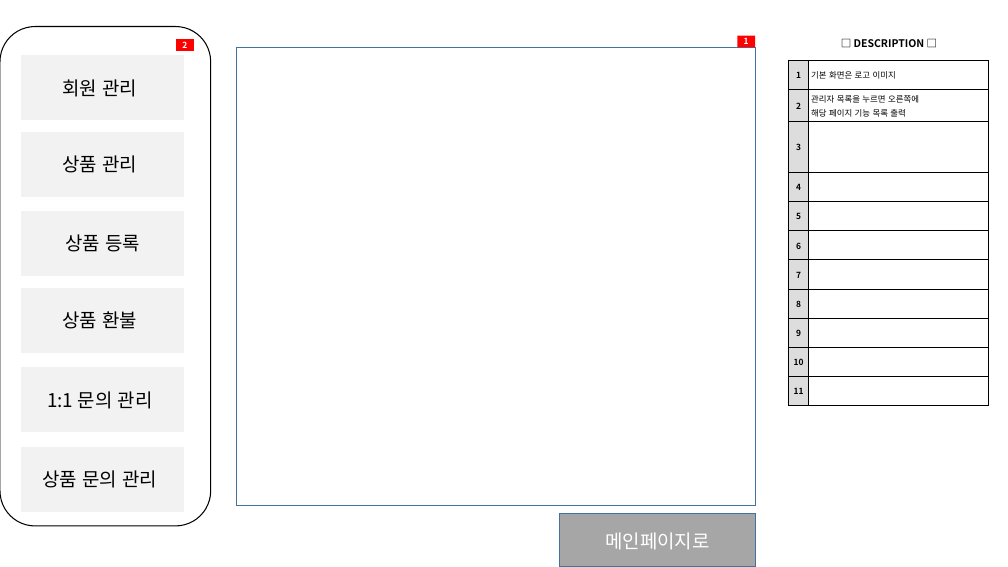
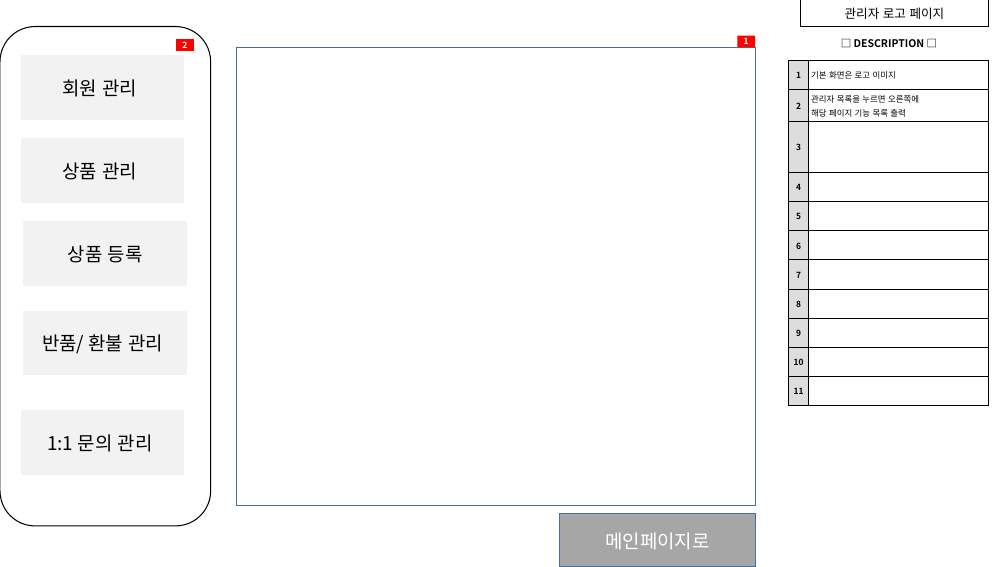
Before and after one commit to kimchipowar/gamdori, a slide deck: slide 2 of 앞쪽/설계도/관리자 페이지.pptx. Drawn at 1008x567 pixels with LibreOffice and Linux fonts; fonts in the diff are those of the drawing. Boxes give left, top, right and bottom in pixels: in the first picture for what was removed or moved away, otherwise in the second. Text is boxed around its words. In the diff, an @@ line names an element or a change of style, - is before the commit and + after.

Commit message:
2023-03-09 관리자 권한 페이지 화면설계도

```diff
--- a/앞쪽/설계도/관리자 페이지.pptx
+++ b/앞쪽/설계도/관리자 페이지.pptx
@@ rectangle added at <box>801,0,989,26</box>, outline #000000 1 pt, 12 pt, text #000000 @@
+관리자 로고 페이지
@@ rectangle "상품 관리": place and size @@
-rectangle "상품 관리" at <box>20,132,185,197</box>
+rectangle "상품 관리" at <box>20,138,185,203</box>
@@ rectangle "상품 등록": place and size @@
-rectangle "상품 등록" at <box>20,210,185,276</box>
+rectangle "상품 등록" at <box>23,221,188,287</box>
@@ rectangle "반품/ 환불 관리": place and size @@
-rectangle "반품/ 환불 관리" at <box>20,287,185,353</box>
+rectangle "반품/ 환불 관리" at <box>23,310,188,376</box>
@@ text in rectangle at <box>42,334,164,354</box>: text changed @@
-상품 환불
+반품/ 환불 관리
@@ rectangle "1:1 문의 관리": place and size @@
-rectangle "1:1 문의 관리" at <box>20,367,185,433</box>
+rectangle "1:1 문의 관리" at <box>20,410,185,476</box>
@@ rectangle removed at <box>20,446,185,512</box> @@
-상품 문의 관리
```
Also in this commit, not shown: 3 other slides changed, 5 slides added.
